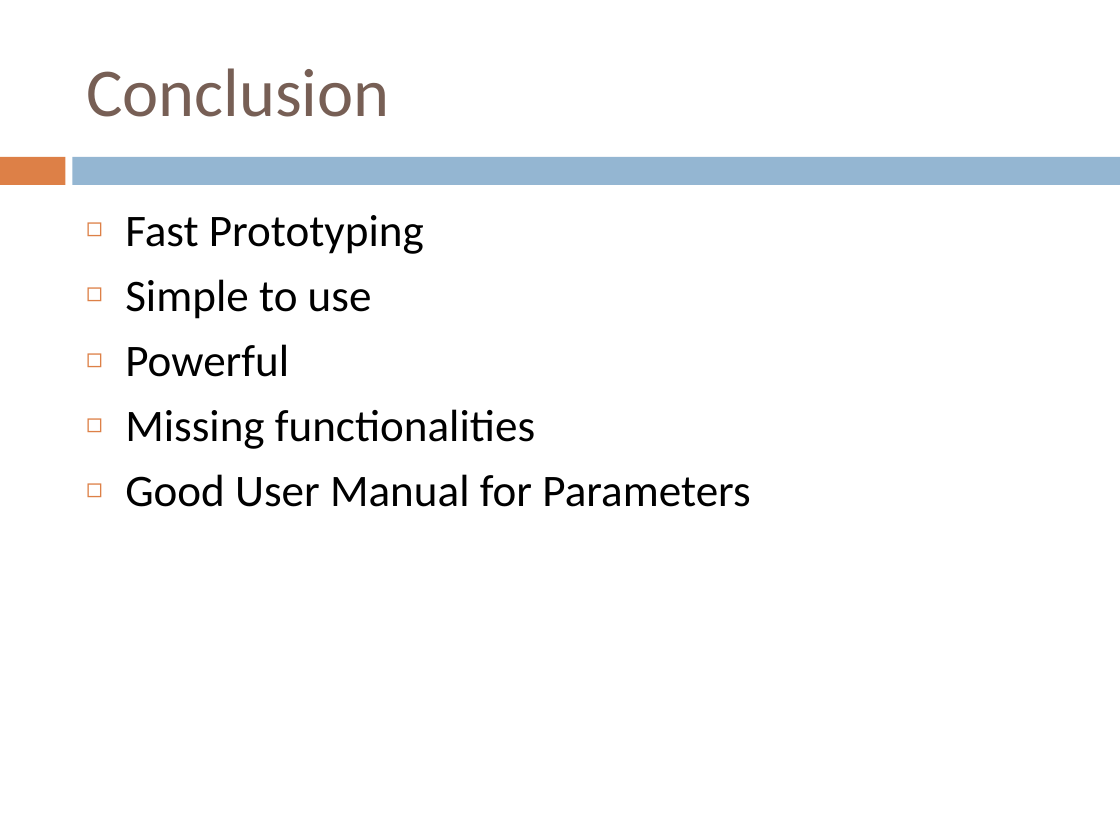
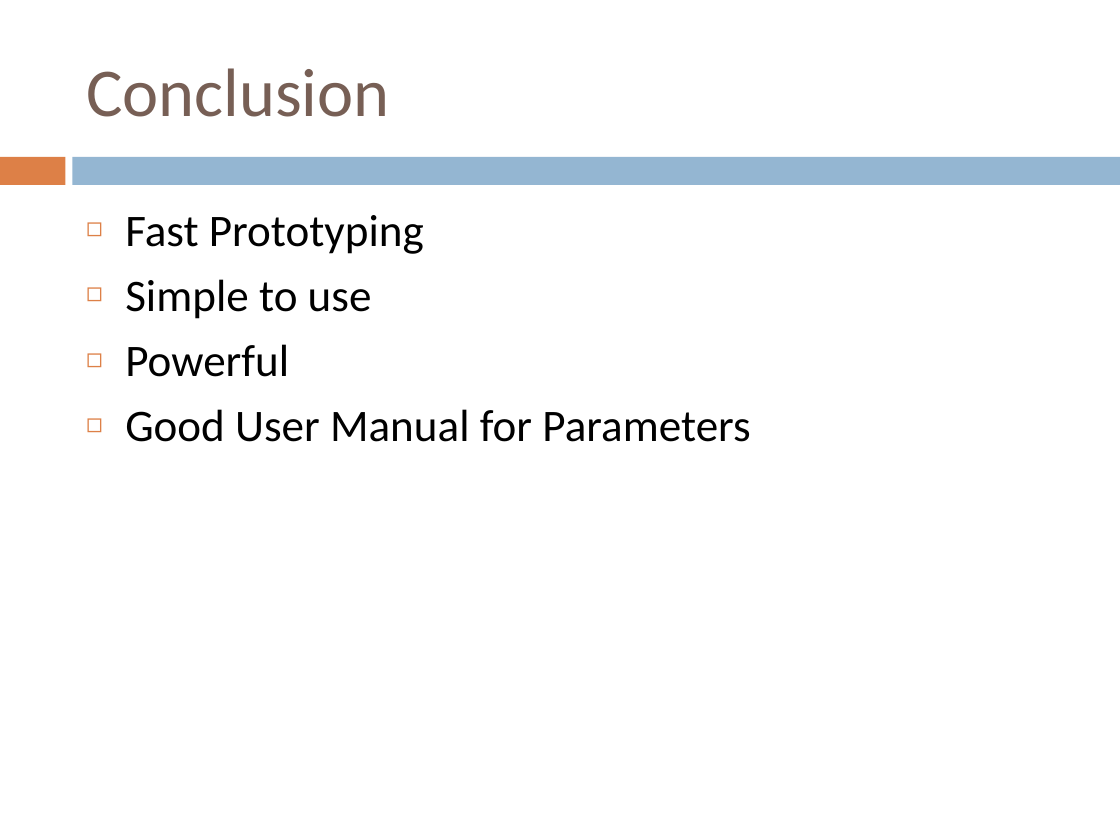
Before and after one commit to emreozanalkan/VPOpenCVProject, a slide deck: slide 20 of Report/VPOpenCVProjectPresentation.pptx (slide 19 before the commit). Drawn at 1120x840 pixels with LibreOffice and Linux fonts; fonts in the diff are those of the drawing. Boxes give left, top, right and bottom in pixels: in the first picture for what was removed or moved away, otherwise in the second. Text is boxed around its words. In the diff, an @@ line names an element or a change of style, - is before the commit and + after.

```diff
--- a/Report/VPOpenCVProjectPresentation.pptx
+++ b/Report/VPOpenCVProjectPresentation.pptx
@@ text at [125, 409, 535, 449]: paragraph removed @@
-◻ Missing functionalities
```
Also in this commit, not shown: 1 other slide changed, 1 slide added.
